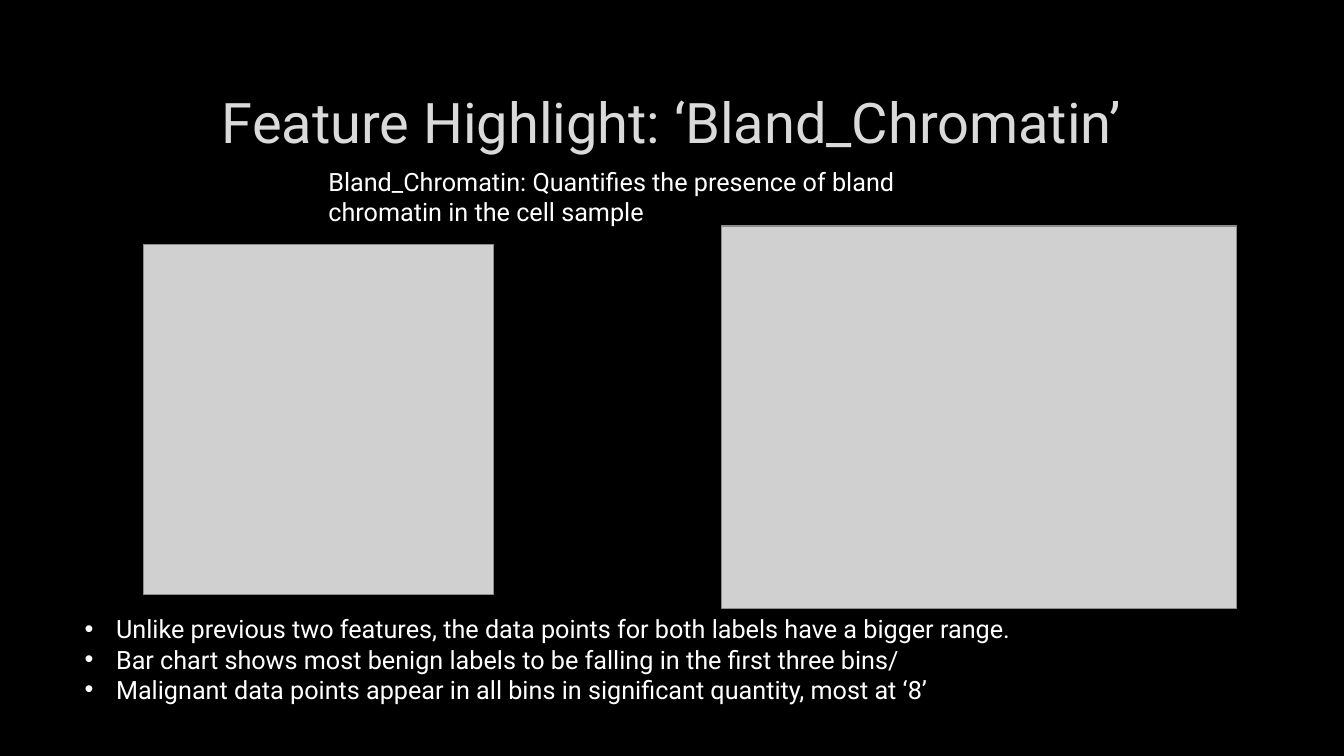
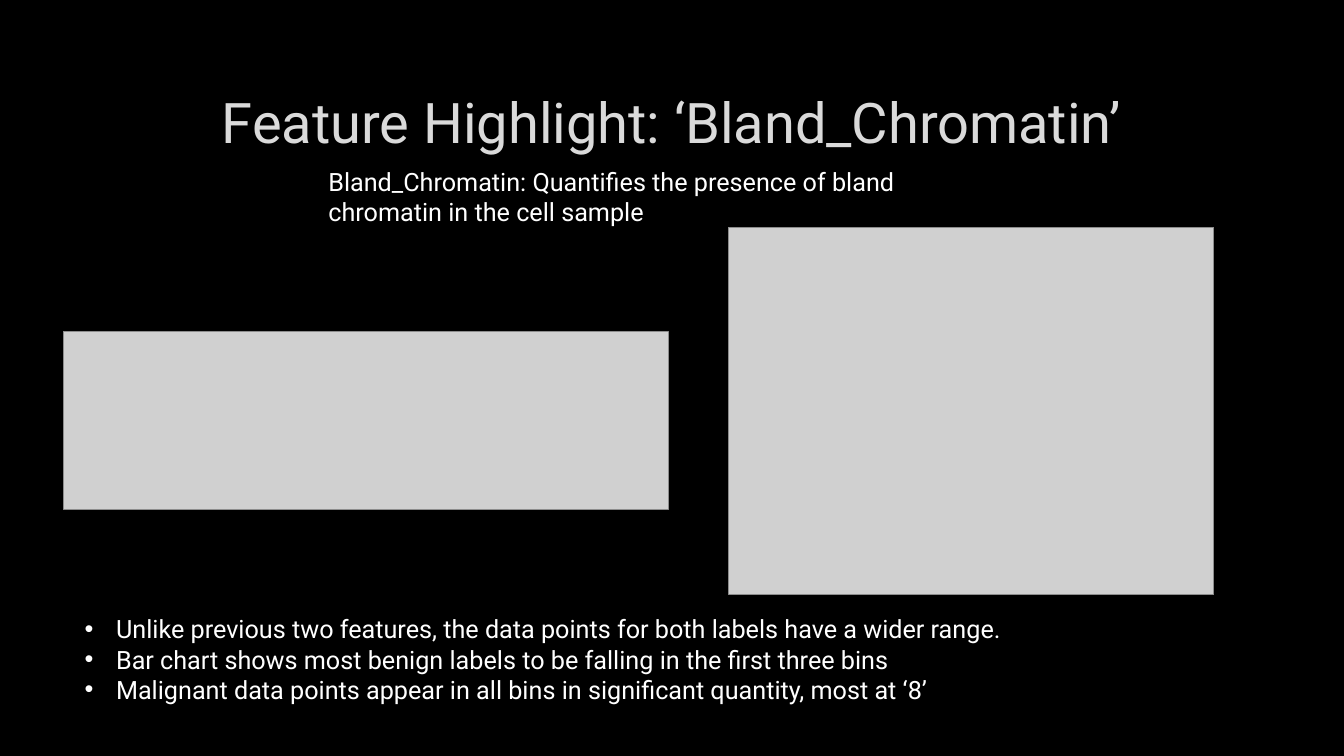
Before and after one commit to MDesai31/DS_Capstone_Breast_Cancer_Prediction, a slide deck: slide 8 of BC_Capstone_Presentation.pptx. Drawn at 1344x756 pixels with LibreOffice and Linux fonts; fonts in the diff are those of the drawing; grey boxes stand for pictures; background and template pictures are left out. Boxes give left, top, right and bottom in pixels: in the first picture for what was removed or moved away, otherwise in the second. Text is boxed around its words. In the diff, an @@ line names an element or a change of style, - is before the commit and + after.

```diff
--- a/BC_Capstone_Presentation.pptx
+++ b/BC_Capstone_Presentation.pptx
@@ picture: place and size @@
-picture at [722,226,1236,609]
+picture at [729,228,1215,595]
@@ picture removed at [143,245,494,595] @@
@@ picture added at [64,332,668,509] @@
@@ text at [116,619,1001,675]: text changed @@
-• Unlike previous two features, the data points for both labels have a bigger range.
-• Bar chart shows most benign labels to be falling in the first three bins/
+• Unlike previous two features, the data points for both labels have a wider range.
+• Bar chart shows most benign labels to be falling in the first three bins
```
Also in this commit, not shown: 3 other slides changed, 1 other file.
